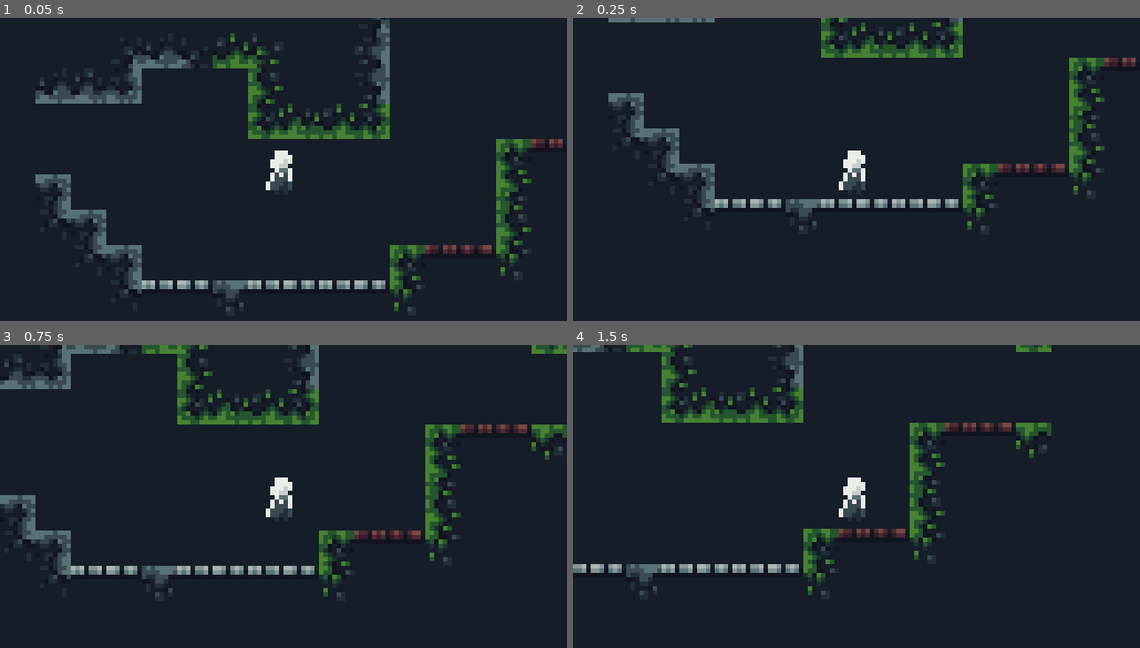
Above: before the commit, frames 1-4 (two rows, left to right).
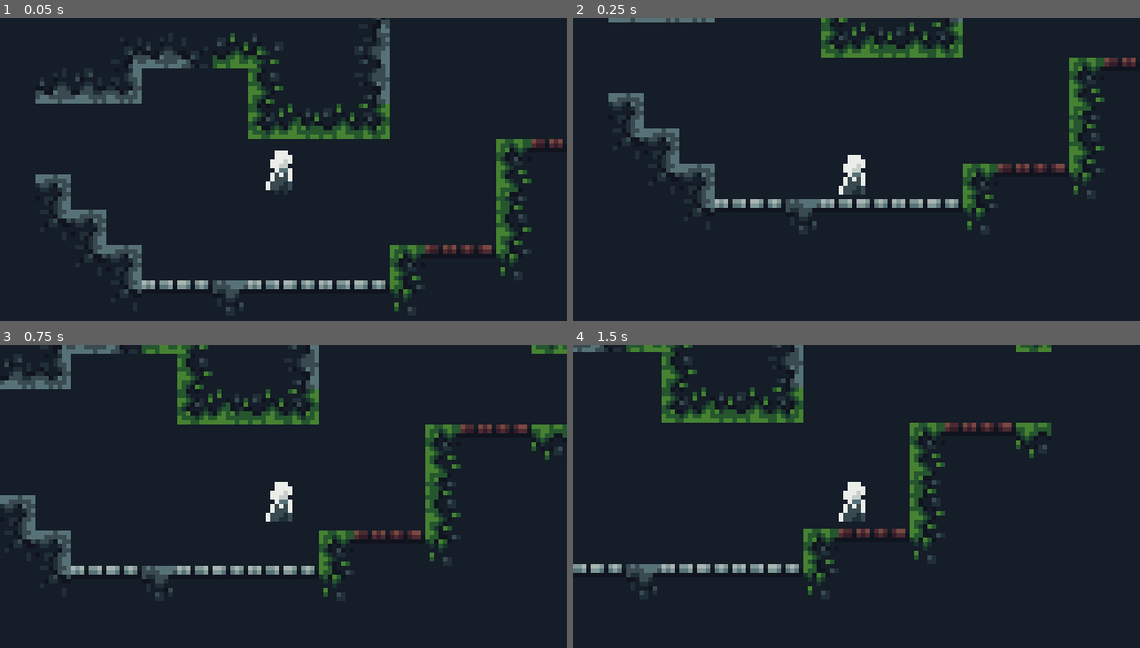
Above: after the commit, the same moments.

Repository: FoxParadeAFK/Lappland-Legato
Game: Godot game, scene res://scenes/tests/test_player_scene.tscn
The game is run twice, just before and just after one commit, with the same random seed, the same clock (stepped at 60 frames per second) and the same inputs.
Inputs:
- Up to frame 1 (0.05 s): no input
- Up to frame 2 (0.25 s): no input
- Up to frame 3 (0.75 s): tap Enter (ui_accept) at 0.5 s; hold Right (ui_right) from 0.53 s (still down)
- Up to frame 4 (1.5 s): keep holding Right (ui_right); tap Enter (ui_accept) at 0.77, 1.25 s

Frame 1 is identical in both runs. In frame 2, 0.3% of the frame differs, in the area x 46-52%, y 43-59%; in frame 3, 0.3%; in frame 4, 0.3%.

Commit message:
Created player animation player and animation tree + basic idle animation

Diff:
--- a/lappland-legato/scenes/player.tscn
+++ b/lappland-legato/scenes/player.tscn
@@ -10,6 +10,63 @@
 [sub_resource type="CapsuleShape2D" id="CapsuleShape2D_fjrip"]
 radius = 3.0
 height = 10.0
+
+[sub_resource type="Animation" id="Animation_tuyoq"]
+length = 0.001
+tracks/0/type = "value"
+tracks/0/imported = false
+tracks/0/enabled = true
+tracks/0/path = NodePath("Sprite2D:frame_coords")
+tracks/0/interp = 1
+tracks/0/loop_wrap = true
+tracks/0/keys = {
+"times": PackedFloat32Array(0),
+"transitions": PackedFloat32Array(1),
+"update": 1,
+"values": [Vector2i(0, 0)]
+}
+
+[sub_resource type="Animation" id="Animation_fjrip"]
+resource_name = "idle"
+length = 0.4
+loop_mode = 1
+step = 0.2
+tracks/0/type = "value"
+tracks/0/imported = false
+tracks/0/enabled = true
+tracks/0/path = NodePath("Sprite2D:frame_coords")
+tracks/0/interp = 1
+tracks/0/loop_wrap = true
+tracks/0/keys = {
+"times": PackedFloat32Array(0, 0.2),
+"transitions": PackedFloat32Array(1, 1),
+"update": 1,
+"values": [Vector2i(0, 0), Vector2i(1, 0)]
+}
+
+[sub_resource type="AnimationLibrary" id="AnimationLibrary_smehm"]
+_data = {
+&"RESET": SubResource("Animation_tuyoq"),
+&"idle": SubResource("Animation_fjrip")
+}
+
+[sub_resource type="AnimationNodeTransition" id="AnimationNodeTransition_tuyoq"]
+input_0/name = "idle"
+input_0/auto_advance = false
+input_0/break_loop_at_end = false
+input_0/reset = true
+
+[sub_resource type="AnimationNodeAnimation" id="AnimationNodeAnimation_fjrip"]
+animation = &"idle"
+
+[sub_resource type="AnimationNodeBlendTree" id="AnimationNodeBlendTree_xvqry"]
+graph_offset = Vector2(-304.85147, 75)
+nodes/output/position = Vector2(330, 200)
+nodes/Transition/node = SubResource("AnimationNodeTransition_tuyoq")
+nodes/Transition/position = Vector2(190, 200)
+nodes/idle/node = SubResource("AnimationNodeAnimation_fjrip")
+nodes/idle/position = Vector2(30, 90)
+node_connections = [&"output", 0, &"Transition", &"Transition", 0, &"idle"]
 
 [node name="Player" type="CharacterBody2D" unique_id=1374821560]
 script = ExtResource("1_qhqgy")
@@ -53,3 +110,13 @@
 process_callback = 0
 wait_time = 0.1
 one_shot = true
+
+[node name="AnimationPlayer" type="AnimationPlayer" parent="." unique_id=1905357712]
+libraries/ = SubResource("AnimationLibrary_smehm")
+
+[node name="AnimationTree" type="AnimationTree" parent="." unique_id=478595079]
+tree_root = SubResource("AnimationNodeBlendTree_xvqry")
+anim_player = NodePath("../AnimationPlayer")
+parameters/Transition/current_state = "idle"
+parameters/Transition/transition_request = ""
+parameters/Transition/current_index = 0
--- a/lappland-legato/scripts/player/player.gd
+++ b/lappland-legato/scripts/player/player.gd
@@ -8,8 +8,9 @@
 func transition_state(_transitioning_state: State) -> void:
 	if current_state != null: current_state.exit()
 
-	print("Time: %5s State: %s" % [Time.get_ticks_msec(), _transitioning_state.animation_name])
 	current_state = _transitioning_state
+	print("Time: %5s State: %s" % [Time.get_ticks_msec(), current_state.animation_name])
+	animation_tree.set("parameters/Transition/transition_request", current_state.animation_name)
 	current_state.enter()
 
 func get_state(_state_path: NodePath, _animation_name: String) -> State:
@@ -25,12 +26,16 @@
 var vertical_input: bool
 var vertical_input_held: bool
 
+var animation_tree: AnimationTree
 var vertical_input_buffer_timer: Timer
 var coyote_timer: Timer
 
 var facing_direction: int
 
 func _ready() -> void:
+	facing_direction = 1
+	animation_tree = get_node_or_null("AnimationTree")
+
 	idle_state = get_state("FiniteStateMachine/IdleState", "idle")
 	move_state = get_state("FiniteStateMachine/MoveState", "move")
 	in_air_state = get_state("FiniteStateMachine/InAirState", "in air")
@@ -42,7 +47,6 @@
 	coyote_timer = get_node_or_null("CoyoteTimer")
 	coyote_timer.timeout.connect(func() -> void: jump_count -= 1)
 
-	facing_direction = 1
 
 func _physics_process(_delta: float) -> void:
 	horizontal_input = Input.get_axis("ui_left", "ui_right")
